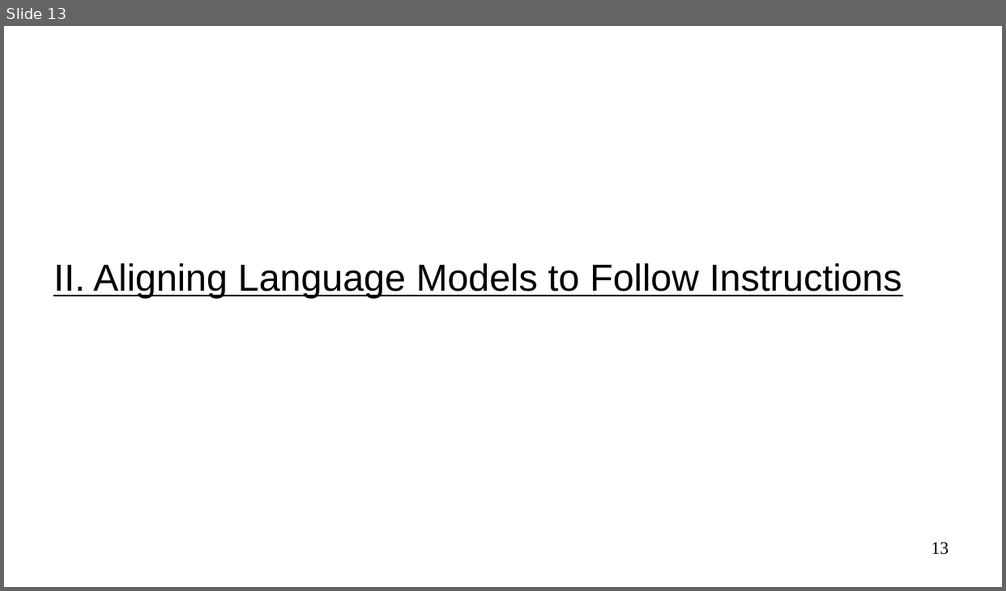
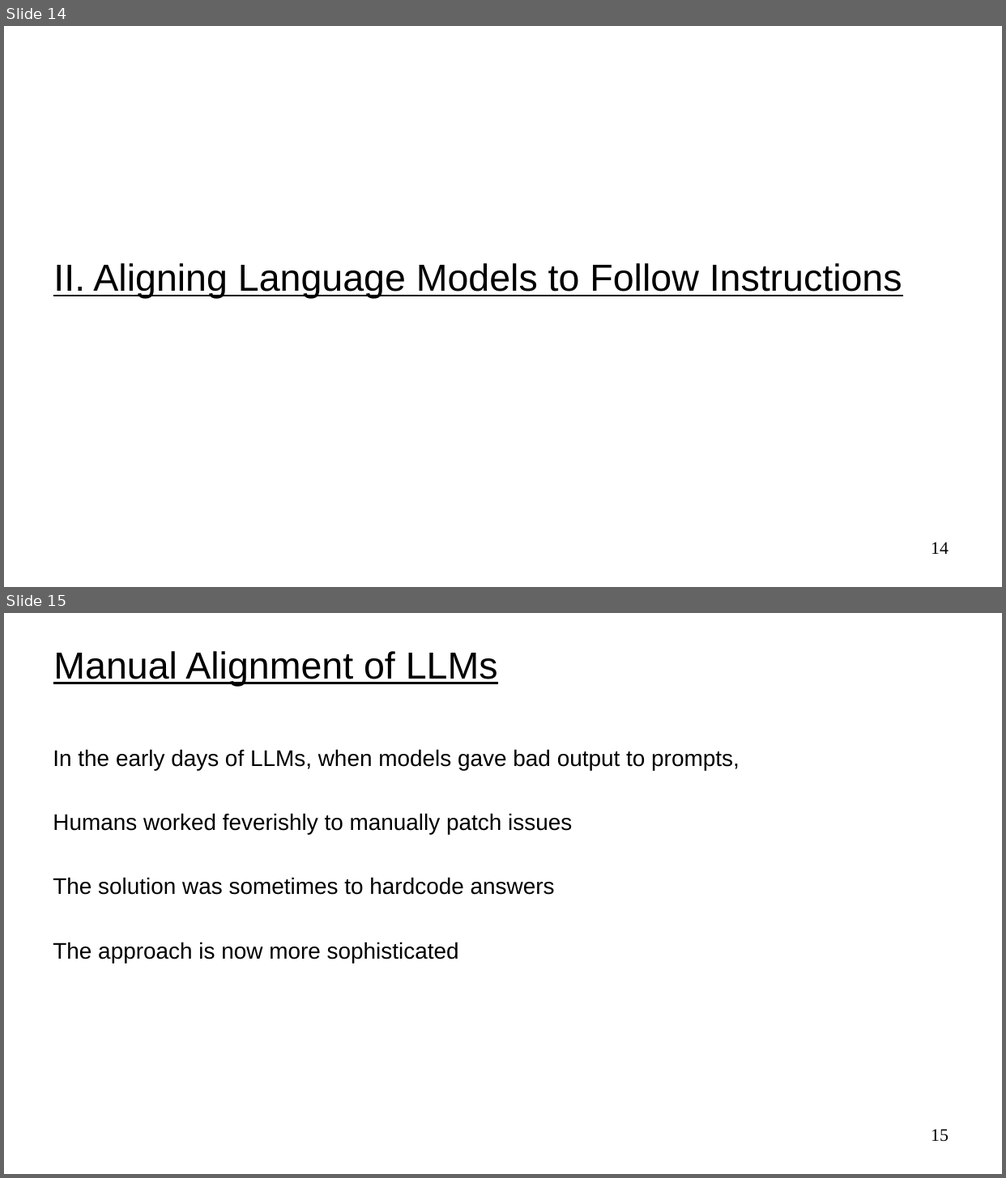
Before and after one commit to UVADS/reinforcement_learning, a slide deck: 11_rl_human_feedback/rlhf.ppt. Shown one above the other, each under a label of ours: slide 13 before the commit, slides 14 and 15 after it. The pictures are 1006x591 and 1006x1178 pixels, drawn with LibreOffice and Linux fonts; fonts in the diff are those of the drawing. Boxes give left, top, right and bottom in pixels: in the first picture for what was removed or moved away, otherwise in the second. Text is boxed around its words. In the diff, an @@ line names an element or a change of style, - is before the commit and + after.

```diff
--- a/11_rl_human_feedback/rlhf.ppt
+++ b/11_rl_human_feedback/rlhf.ppt
@@ slide 15 added at <box>4,613,1002,1174</box>, background #FFFFFF @@
@@ title added at <box>53,651,498,686</box>, 30 pt, text #000000, underline @@
+Manual Alignment of LLMs
@@ text added at <box>53,749,739,963</box>, 18 pt, text #000000 @@
+In the early days of LLMs, when models gave bad output to prompts,
+Humans worked feverishly to manually patch issues
+The solution was sometimes to hardcode answers
+The approach is now more sophisticated
@@ page number added at <box>931,1129,948,1142</box>, 14 pt, text #000000 @@
+15
@@ what was slide 13 is now slide 14 @@
@@ page number at <box>931,542,948,554</box>: text changed @@
-13
+14
```
Also in this commit, not shown: 11 slides changed, 2 other slides added, 1 slide removed, 1 other file.
